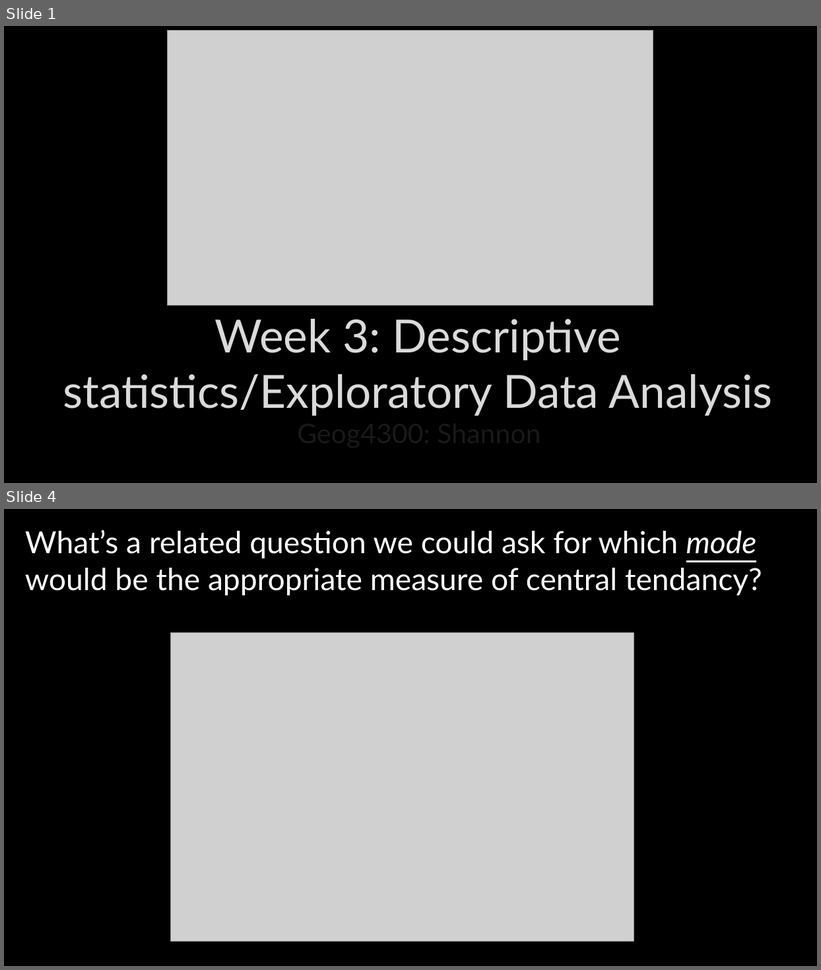
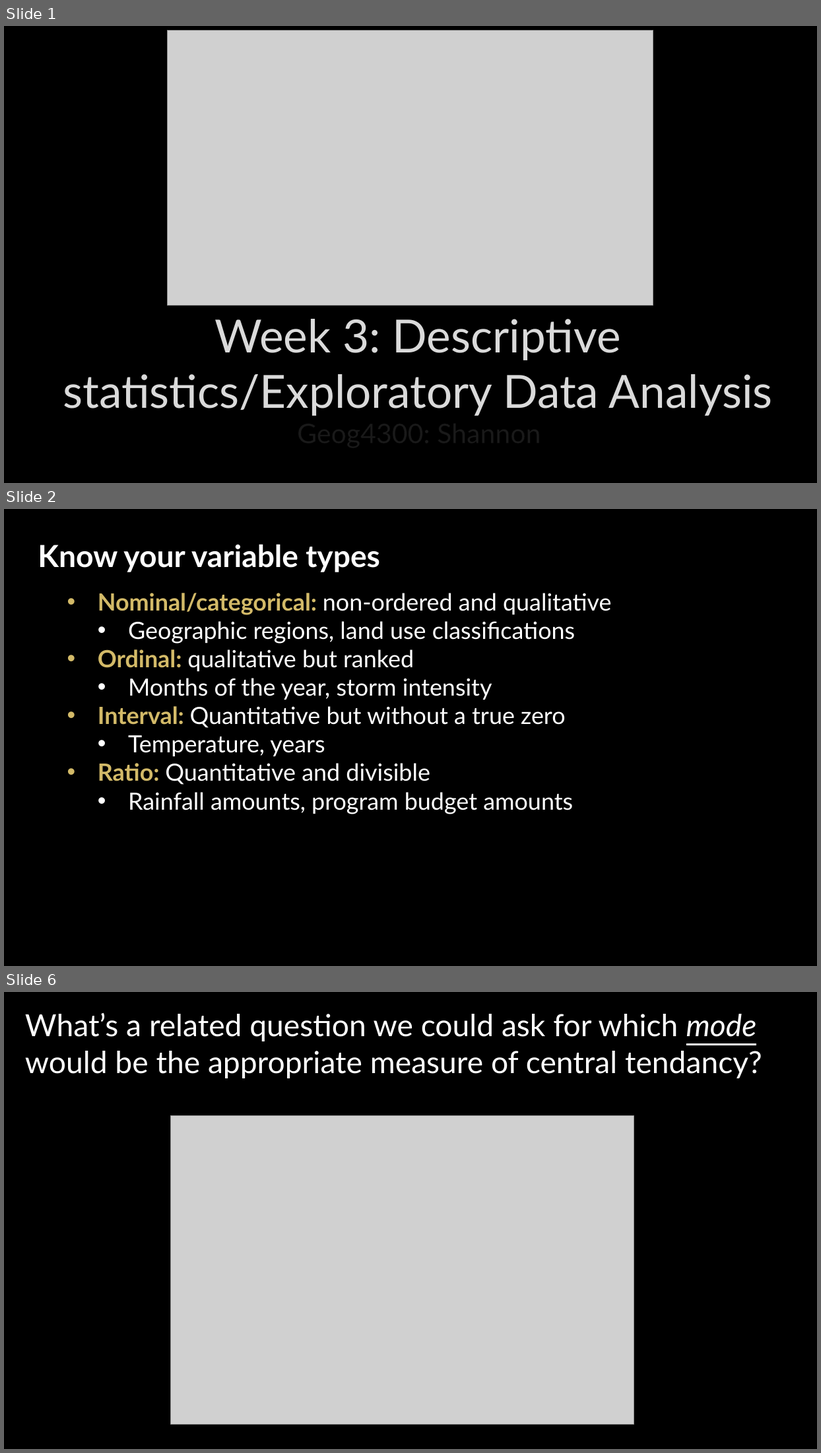
Before and after one commit to jshannon75/geog4300, a slide deck: in_class_slides/previous year slides/geog4300_W04-1 Classification and descriptive stats.pptx. Shown one above the other, each under a label of ours: slides 1 and 4 before the commit, slides 1, 2 and 6 after it; the slides between them are not shown. The pictures are 821x970 and 821x1453 pixels, drawn with LibreOffice and Linux fonts; fonts in the diff are those of the drawing; grey boxes stand for pictures; background and template pictures are left out. Boxes give left, top, right and bottom in pixels: in the first picture for what was removed or moved away, otherwise in the second. Text is boxed around its words. In the diff, an @@ line names an element or a change of style, - is before the commit and + after.

```diff
--- a/in_class_slides/previous year slides/geog4300_W04-1 Classification and descriptive stats.pptx
+++ b/in_class_slides/previous year slides/geog4300_W04-1 Classification and descriptive stats.pptx
@@ slide 2 added at box(4, 509, 817, 966), background picture (left out) @@
@@ text added at box(38, 544, 380, 572), 36 pt, text #FFFFFF, bold @@
+Know your variable types
@@ text added at box(98, 593, 612, 815), 28 pt, text #FFFFFF @@
+• Nominal/categorical: non-ordered and qualitative
+  • Geographic regions, land use classifications
+• Ordinal: qualitative but ranked
+  • Months of the year, storm intensity
+• Interval: Quantitative but without a true zero
+  • Temperature, years
+• Ratio: Quantitative and divisible
+  • Rainfall amounts, program budget amounts
@@ what was slide 4 is now slide 6 @@
```
Also in this commit, not shown: 3 slides changed, 4 other slides added, 4 slides removed, 6 other files.
